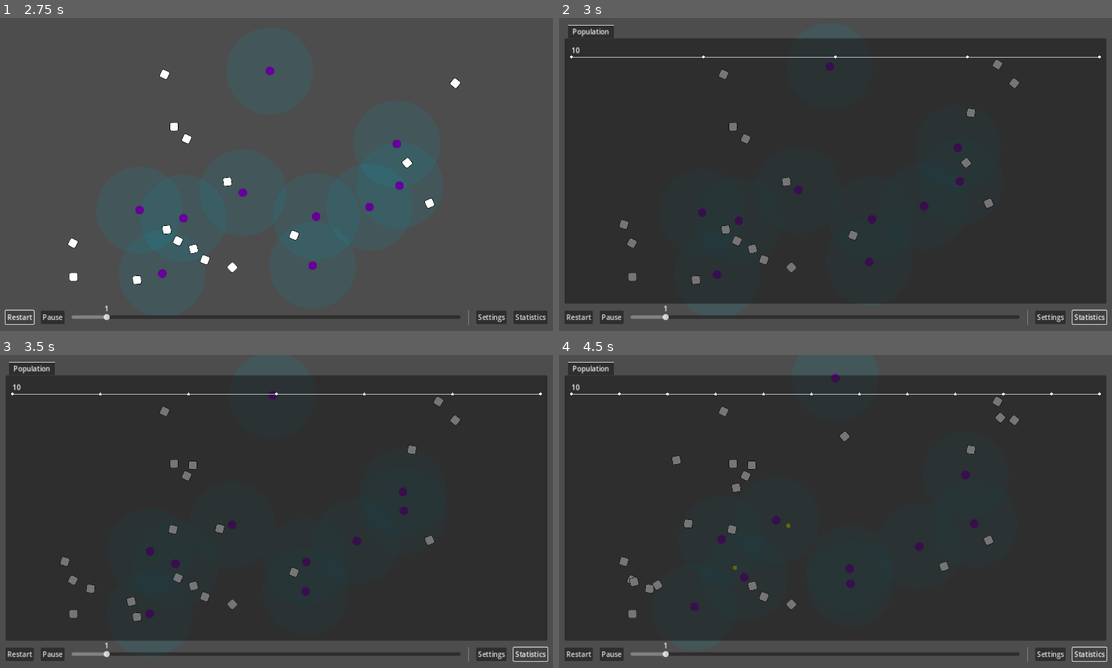
Above: before the commit, frames 1-4 (two rows, left to right).
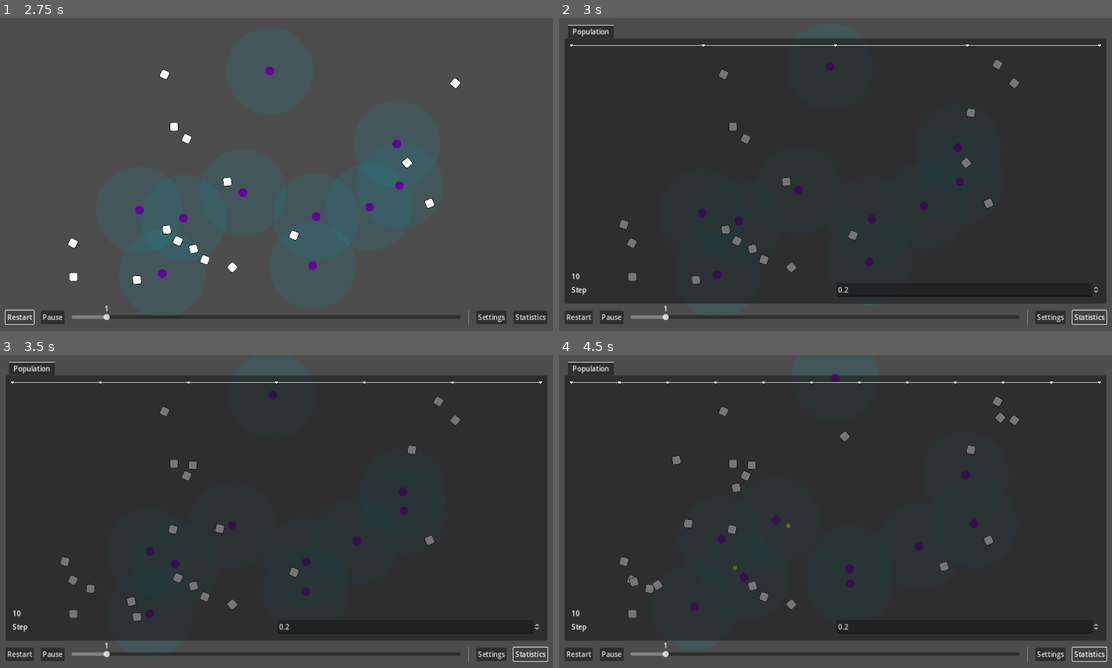
Above: after the commit, the same moments.

Repository: wivest/Natural-Selection
Game: Godot game, scene res://main.tscn
The game is run twice, just before and just after one commit, with the same random seed, the same clock (stepped at 60 frames per second) and the same inputs.
Inputs:
- Up to frame 1 (2.75 s): click "Restart" at 0.5 s; click "Restart" at 1.25 s; click "Restart" at 2 s
- Up to frame 2 (3 s): click "Statistics" at 2.75 s
- Up to frame 3 (3.5 s): no input
- Up to frame 4 (4.5 s): click "Statistics" at 3.5 s; click "Statistics" at 4.25 s

Frame 1 is identical in both runs. In frame 2, 0.6% of the frame differs, in the area x 2-98%, y 8-89%; in frame 3, 0.6%; in frame 4, 0.6%.

Commit message:
feat: change chart step with SpinBox

Diff:
--- a/ui/tabs/statistics/population/chart.gd
+++ b/ui/tabs/statistics/population/chart.gd
@@ -1,3 +1,4 @@
+class_name Chart
 extends Control
 
 @export var step: float = 0.2
--- a/ui/tabs/statistics/statistics.tscn
+++ b/ui/tabs/statistics/statistics.tscn
@@ -1,7 +1,8 @@
-[gd_scene load_steps=3 format=3 uid="uid://thhd74d7nm65"]
+[gd_scene load_steps=4 format=3 uid="uid://thhd74d7nm65"]
 
 [ext_resource type="PackedScene" uid="uid://bybyo71adhl4m" path="res://ui/tabs/statistics/population/chart.tscn" id="1_7me1r"]
 [ext_resource type="Script" path="res://ui/tabs/statistics/population/counter.gd" id="1_epolv"]
+[ext_resource type="Script" path="res://ui/tabs/statistics/step.gd" id="3_u5uim"]
 
 [node name="Statistics" type="TabContainer"]
 anchors_preset = 15
@@ -20,10 +21,30 @@
 [node name="Population" type="VBoxContainer" parent="Population"]
 layout_mode = 2
 
+[node name="Graph" parent="Population/Population" instance=ExtResource("1_7me1r")]
+layout_mode = 2
+size_flags_vertical = 3
+
 [node name="Counter" type="Label" parent="Population/Population"]
 layout_mode = 2
 script = ExtResource("1_epolv")
 
-[node name="Graph" parent="Population/Population" instance=ExtResource("1_7me1r")]
+[node name="Step" type="HBoxContainer" parent="Population/Population"]
 layout_mode = 2
-size_flags_vertical = 3
+
+[node name="Label" type="Label" parent="Population/Population/Step"]
+layout_mode = 2
+size_flags_horizontal = 3
+text = "Step"
+
+[node name="SpinBox" type="SpinBox" parent="Population/Population/Step" node_paths=PackedStringArray("chart")]
+layout_mode = 2
+size_flags_horizontal = 3
+min_value = 0.02
+max_value = 5.0
+step = 0.02
+value = 0.02
+script = ExtResource("3_u5uim")
+chart = NodePath("../../Graph")
+
+[connection signal="value_changed" from="Population/Population/Step/SpinBox" to="Population/Population/Step/SpinBox" method="_on_value_changed"]
--- /dev/null
+++ b/ui/tabs/statistics/step.gd
@@ -0,0 +1,9 @@
+extends SpinBox
+
+@export var chart: Chart
+
+func _ready():
+	value = chart.step
+
+func _on_value_changed(v: float):
+	chart.step = v
